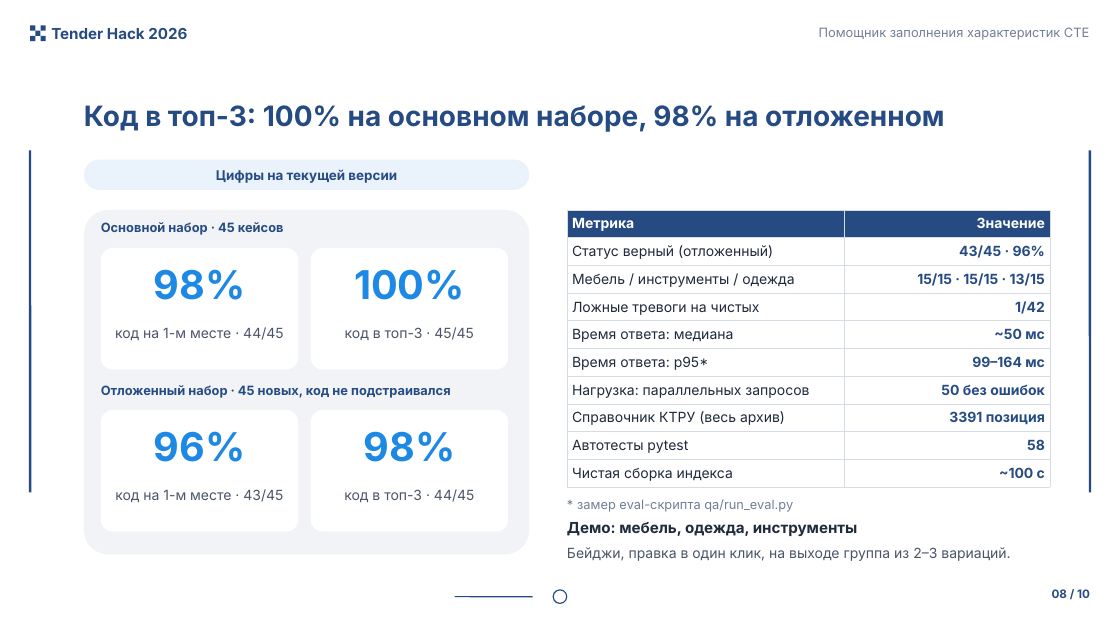
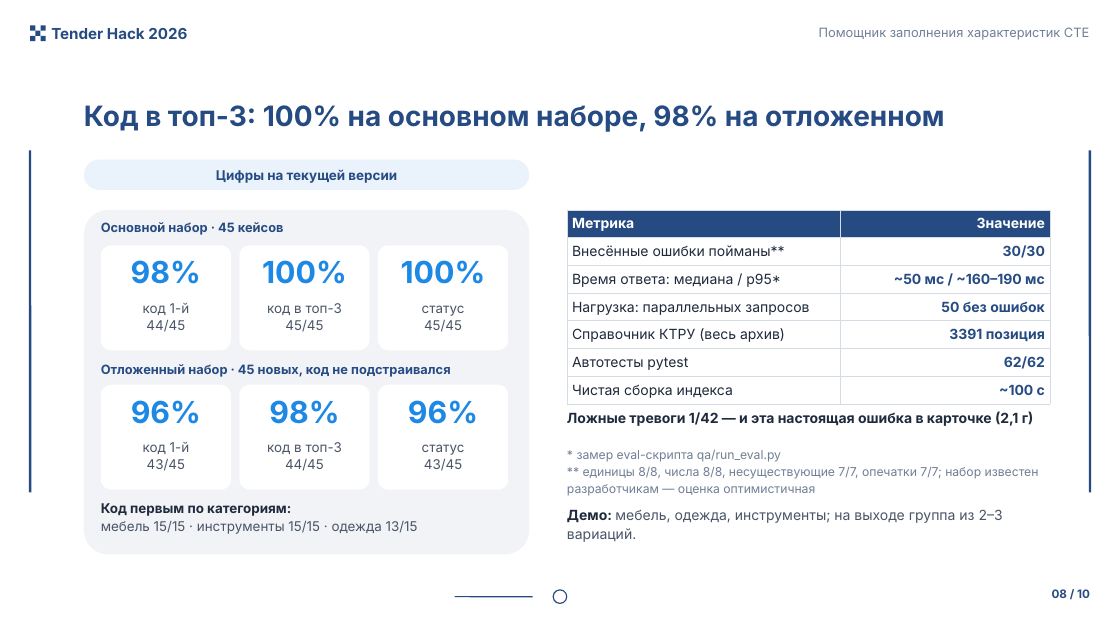
Before and after one commit to Telman3000/Tender-Hack-2026-based-on-bots-, a slide deck: slide 8 of docs/presentation_7min.pptx. Drawn at 1120x630 pixels with LibreOffice and Linux fonts; fonts in the diff are those of the drawing. Boxes give left, top, right and bottom in pixels: in the first picture for what was removed or moved away, otherwise in the second. Text is boxed around its words. In the diff, an @@ line names an element or a change of style, - is before the commit and + after.

```diff
--- a/docs/presentation_7min.pptx
+++ b/docs/presentation_7min.pptx
@@ table at (x1=567, y1=210, x2=1050, y2=402) @@
-row 2: Статус верный (отложенный) | 43/45 · 96%
-row 3: Мебель / инструменты / одежда | 15/15 · 15/15 · 13/15
-row 4: Ложные тревоги на чистых | 1/42
-row 5: Время ответа: медиана | ~50 мс
-row 6: Время ответа: p95* | 99–164 мс
+row 2: Внесённые ошибки пойманы** | 30/30
+row 3: Время ответа: медиана / p95* | ~50 мс / ~160–190 мс
-row 6, column 2: 58
+row 6, column 2: 62/62
@@ rounded rectangle resized from (x1=101, y1=248, x2=298, y2=370) to (x1=101, y1=245, x2=231, y2=350) @@
@@ text "98%" moved from (x1=154, y1=269, x2=246, y2=300) to (x1=131, y1=260, x2=201, y2=284) @@
@@ rounded rectangle resized from (x1=311, y1=248, x2=508, y2=370) to (x1=239, y1=245, x2=370, y2=350) @@
@@ text "100%" moved from (x1=354, y1=269, x2=465, y2=300) to (x1=262, y1=260, x2=347, y2=284) @@
@@ rounded rectangle resized from (x1=101, y1=410, x2=298, y2=532) to (x1=378, y1=245, x2=508, y2=350) @@
@@ text added at (x1=401, y1=260, x2=486, y2=284), 26 pt, text #1E88E5, bold @@
+100%
@@ text at (x1=143, y1=303, x2=190, y2=332): text changed; size 12 to 11.5 pt @@
-код на 1-м месте · 44/45
+код 1-й
+44/45
@@ text at (x1=267, y1=303, x2=342, y2=332): text changed; size 12 to 11.5 pt @@
-код в топ-3 · 45/45
+код в топ-3
+45/45
@@ text added at (x1=422, y1=305, x2=465, y2=332), 11.5 pt, text #4A5568 @@
+статус
+45/45
@@ text "Отложенный набор · 45 новых, ..." moved from (x1=101, y1=385, x2=451, y2=398) to (x1=101, y1=364, x2=451, y2=377) @@
@@ rounded rectangle resized from (x1=311, y1=410, x2=508, y2=532) to (x1=101, y1=385, x2=231, y2=490) @@
@@ rounded rectangle added at (x1=239, y1=385, x2=370, y2=490), fill #FFFFFF @@
@@ rounded rectangle added at (x1=378, y1=385, x2=508, y2=490), fill #FFFFFF @@
@@ text "96%" moved from (x1=154, y1=431, x2=246, y2=462) to (x1=131, y1=400, x2=201, y2=424) @@
@@ size 34 to 26 pt in 4 elements at (x1=131, y1=260, x2=201, y2=284), (x1=262, y1=260, x2=347, y2=284), (x1=131, y1=400, x2=201, y2=424), (x1=269, y1=400, x2=339, y2=424) @@
@@ text "98%" moved from (x1=364, y1=431, x2=456, y2=462) to (x1=269, y1=400, x2=339, y2=424) @@
@@ text added at (x1=408, y1=400, x2=478, y2=424), 26 pt, text #1E88E5, bold @@
+96%
@@ text added at (x1=567, y1=411, x2=1034, y2=426), 12 pt, text #1F2A3C, bold @@
+Ложные тревоги 1/42 — и эта настоящая ошибка в карточке (2,1 г)
@@ text at (x1=143, y1=442, x2=190, y2=471): text changed; size 12 to 11.5 pt @@
-код на 1-м месте · 43/45
+код 1-й
+43/45
@@ text at (x1=267, y1=442, x2=342, y2=471): text changed; size 12 to 11.5 pt @@
-код в топ-3 · 44/45
+код в топ-3
+44/45
@@ text added at (x1=422, y1=444, x2=465, y2=471), 11.5 pt, text #4A5568 @@
+статус
+43/45
@@ text "* замер eval-скрипта qa/run_eval.py" moved from (x1=577, y1=499, x2=793, y2=512) to (x1=567, y1=449, x2=1039, y2=496) @@
@@ text at (x1=577, y1=449, x2=781, y2=462): size 11 to 10.5 pt in "* замер eval-скрипта qa/run_eval.py" @@
@@ text at (x1=567, y1=467, x2=1039, y2=496): paragraph added @@
+** единицы 8/8, числа 8/8, несуществующие 7/7, опечатки 7/7; набор известен разработчикам — оценка оптимистичная
@@ text added at (x1=101, y1=503, x2=418, y2=534), 11.5 pt, text #4A5568 @@
+Код первым по категориям:
+мебель 15/15 · инструменты 15/15 · одежда 13/15
@@ text at (x1=567, y1=509, x2=1003, y2=542): text changed @@
-Бейджи, правка в один клик, на выходе группа из 2–3 вариаций.
+Демо: мебель, одежда, инструменты; на выходе группа из 2–3 вариаций.
@@ text removed at (x1=567, y1=522, x2=858, y2=536) @@
-Демо: мебель, одежда, инструменты
```
Also in this commit, not shown: 1 other slide changed, 8 other files.
